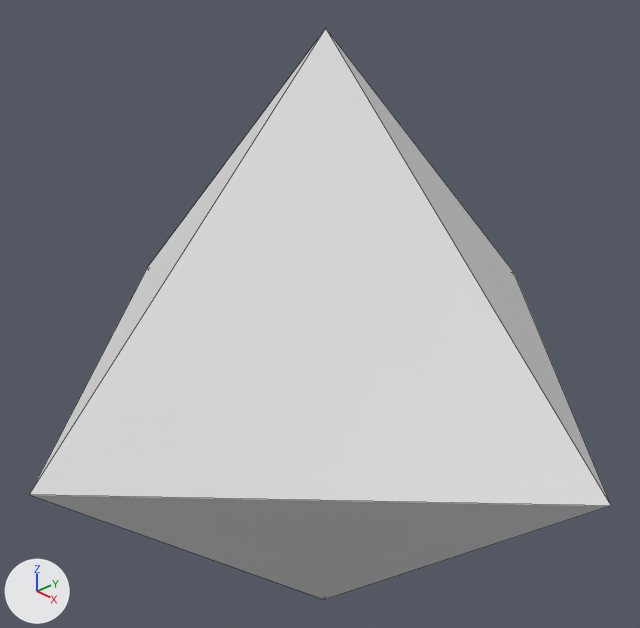
The Blender file octa.blend: old version first, new version second.
Both versions are drawn from a 50 mm camera at (1.252, -1.194, 0.96) aimed at (-0.04, 0.022, 0.09). The axes (+X, +Y, +Z) are drawn at lower left. The lights are the same throughout. Mesh edges are drawn as thin lines.

Script lines for the objects in view, before the commit:
```python
me_solid = bpy.data.meshes.new('Solid')
me_solid.from_pydata([(0.707, 0.0, 0.0), (-0.707, 0.0, 0.0), (0.0, 0.707, 0.0), (0.0, -0.707, 0.0), (0.0, 0.0, 0.707), (0.0, 0.0, -0.707)], [], [(4, 0, 2), (4, 2, 1), (4, 1, 3), (4, 3, 0), (5, 2, 0), (5, 1, 2), (5, 3, 1), (5, 0, 3)])
me_solid.materials.append(mat_material)  # its picture is missing
ob_solid = bpy.data.objects.new('Solid', me_solid)
ob_solid.location = (0.0, 0.0, 0.0)
_m = ob_solid.modifiers.new('Triangulate', 'TRIANGULATE')
```
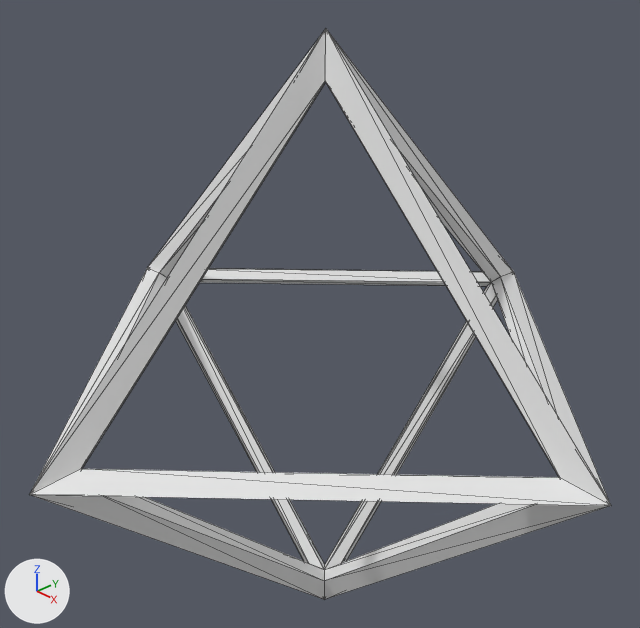
What differs and where, as boxes [x1, y1, x2, y2] in the pictures (640 x 628 px):
'Solid', modifiers changed: [30, 29, 611, 599] in both

Patch to the scene script:
```diff
--- a/octa.blend.py
+++ b/octa.blend.py
@@ ob_solid @@
 ob_solid.location = (0.0, 0.0, 0.0)
+_m = ob_solid.modifiers.new('Wireframe', 'WIREFRAME')
+_m.thickness = 0.1
+_m.offset = -1.0
+_m.use_even_offset = False
+_m.use_crease = True
+_m = ob_solid.modifiers.new('EdgeSplit', 'EDGE_SPLIT')
+_m.split_angle = 0.789
 _m = ob_solid.modifiers.new('Triangulate', 'TRIANGULATE')
```
